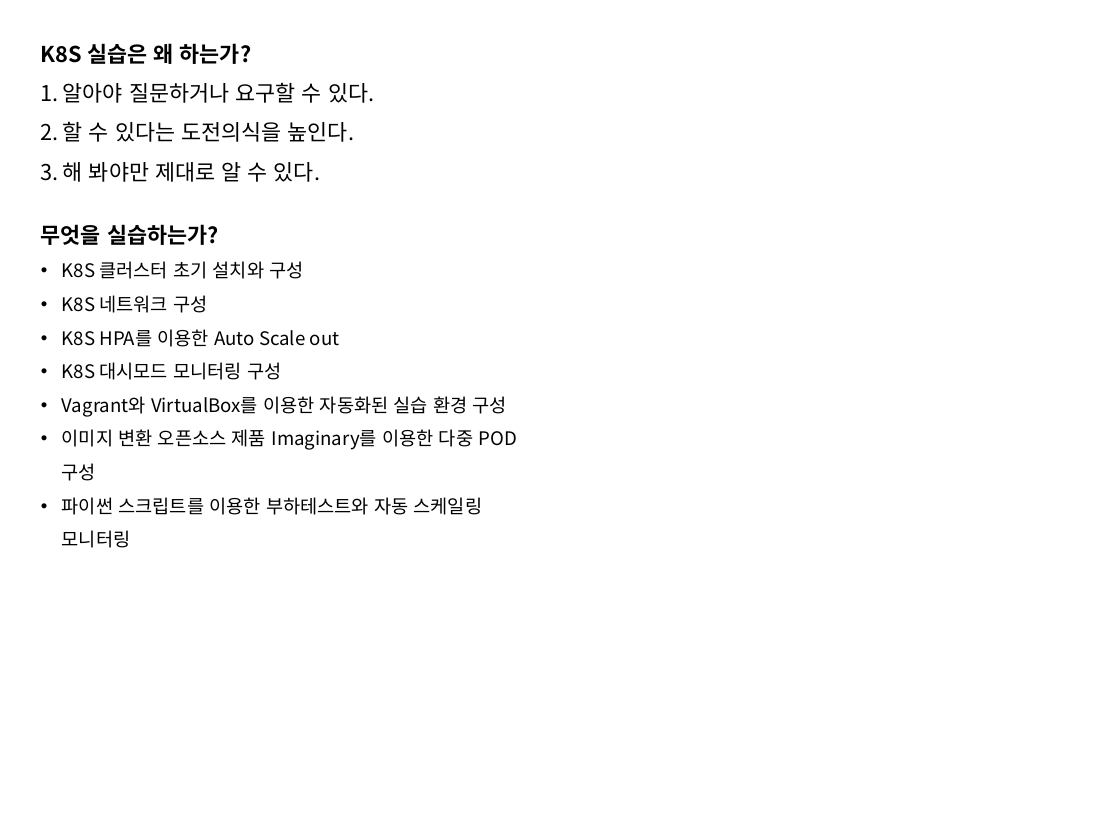
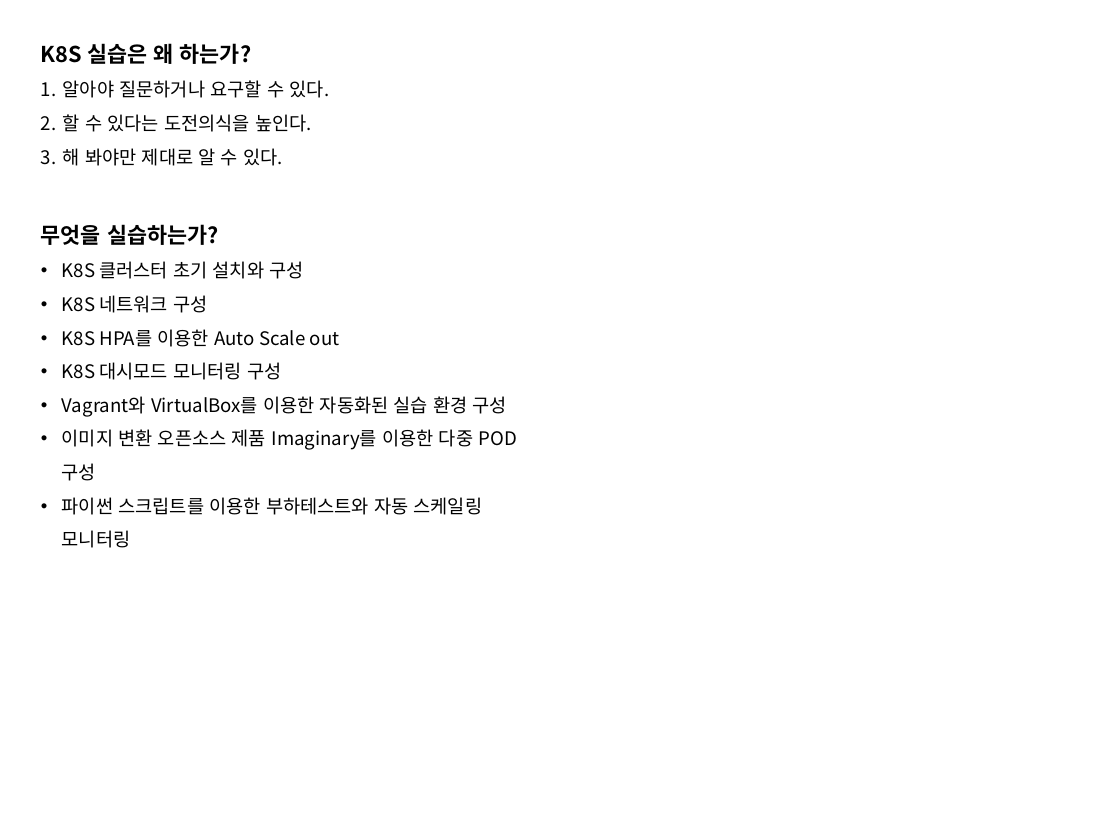
Before and after one commit to grollcake/k8s-practice, a slide deck: slide 1 of k8s practice.pptx. Drawn at 1120x840 pixels with LibreOffice and Linux fonts; fonts in the diff are those of the drawing. Boxes give left, top, right and bottom in pixels: in the first picture for what was removed or moved away, otherwise in the second. Text is boxed around its words. In the diff, an @@ line names an element or a change of style, - is before the commit and + after.

```diff
--- a/k8s practice.pptx
+++ b/k8s practice.pptx
@@ text at (x1=63, y1=80, x2=329, y2=166): size 14 to 12 pt in "알아야 질문하거나 요구할 수 있다.", "할 수 있다는 도전의식을 높인다.", "해 봐야만 제대로 알 수 있다." @@
```
Also in this commit, not shown: 2 other slides changed.
